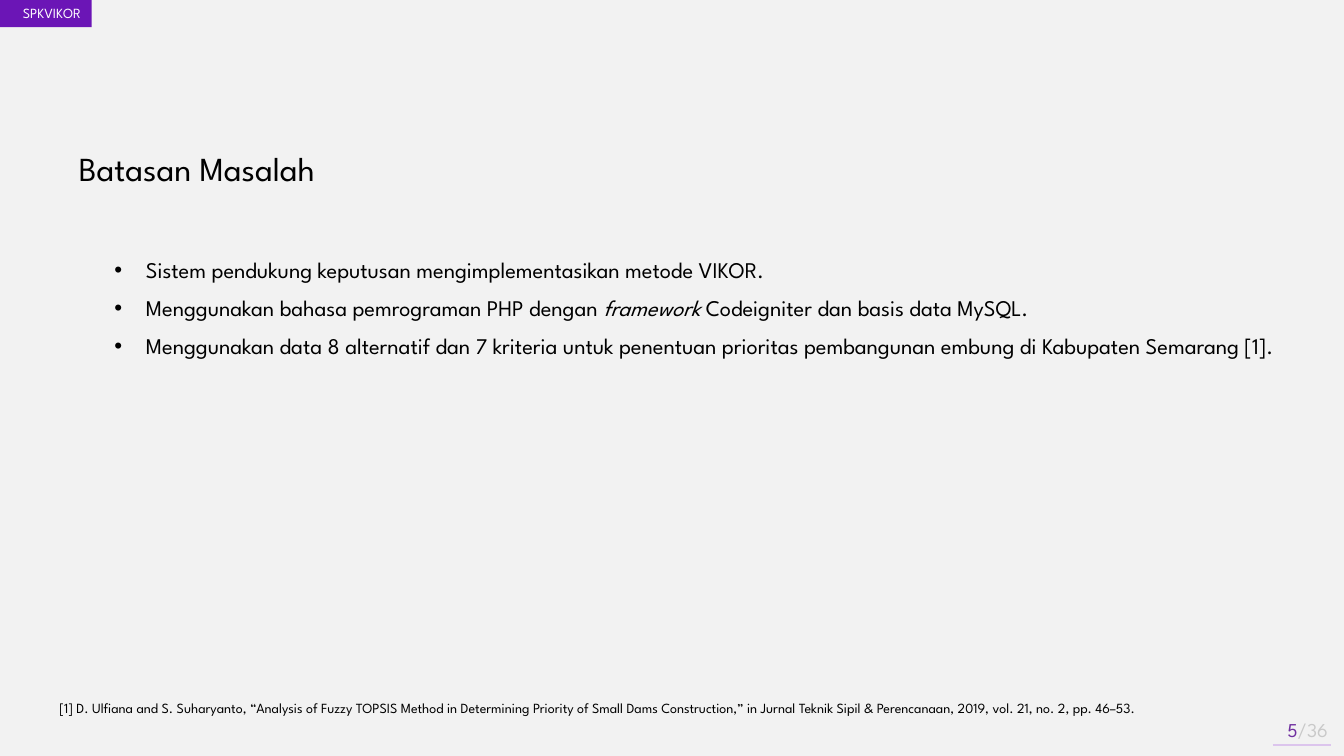
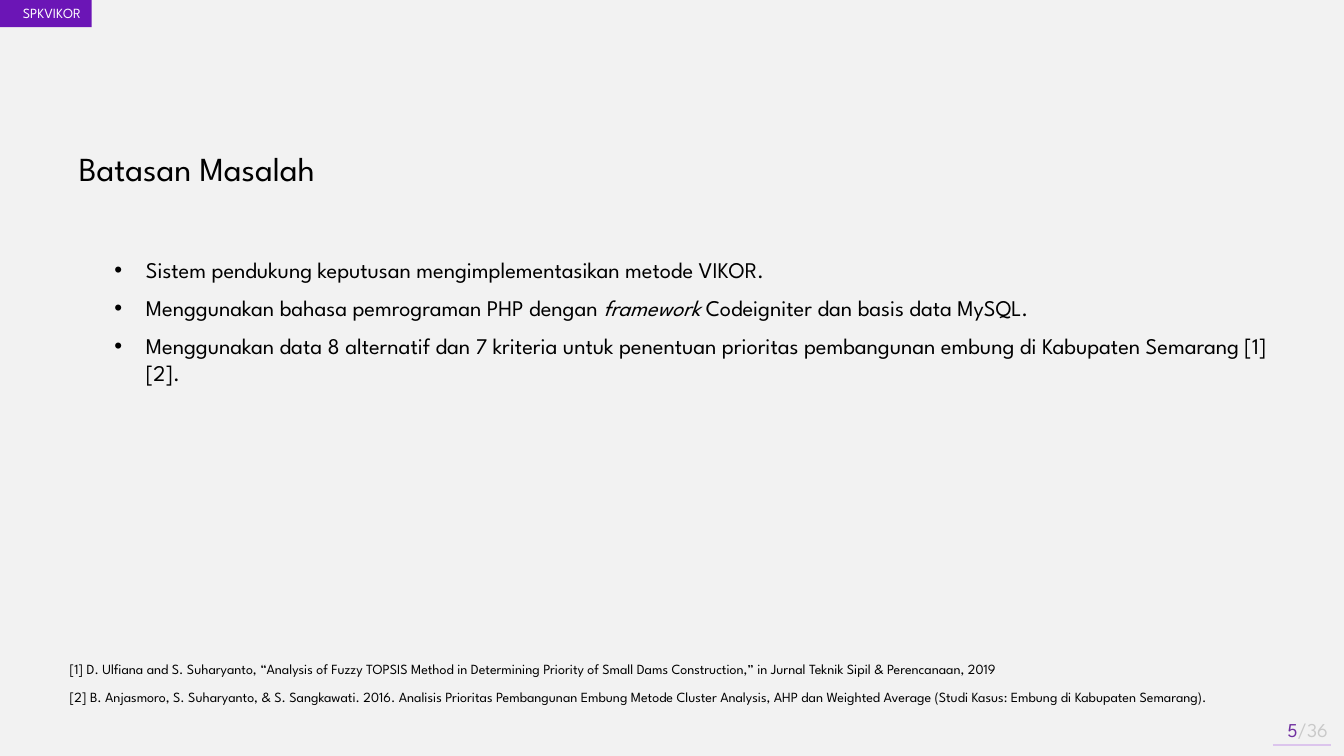
Before and after one commit to akhmadali7/TugasAkhir, a slide deck: slide 5 of PPT - TA - Akhmad Ali Sajidin.pptx. Drawn at 1344x756 pixels with LibreOffice and Linux fonts; fonts in the diff are those of the drawing. Boxes give left, top, right and bottom in pixels: in the first picture for what was removed or moved away, otherwise in the second. Text is boxed around its words. In the diff, an @@ line names an element or a change of style, - is before the commit and + after.

```diff
--- a/PPT - TA - Akhmad Ali Sajidin.pptx
+++ b/PPT - TA - Akhmad Ali Sajidin.pptx
@@ text at bbox=[146, 338, 1266, 386]: text changed @@
-• Menggunakan data 8 alternatif dan 7 kriteria untuk penentuan prioritas pembangunan embung di Kabupaten Semarang [1].
+• Menggunakan data 8 alternatif dan 7 kriteria untuk penentuan prioritas pembangunan embung di Kabupaten Semarang [1][2].
@@ text at bbox=[70, 664, 1207, 705]: text changed @@
-[1] D. Ulfiana and S. Suharyanto, “Analysis of Fuzzy TOPSIS Method in Determining Priority of Small Dams Construction,” in Jurnal Teknik Sipil & Perencanaan, 2019, vol. 21, no. 2, pp. 46–53.
+[1] D. Ulfiana and S. Suharyanto, “Analysis of Fuzzy TOPSIS Method in Determining Priority of Small Dams Construction,” in Jurnal Teknik Sipil & Perencanaan, 2019
+[2] B. Anjasmoro, S. Suharyanto, & S. Sangkawati. 2016. Analisis Prioritas Pembangunan Embung Metode Cluster Analysis, AHP dan Weighted Average (Studi Kasus: Embung di Kabupaten Semarang).
```
Also in this commit, not shown: 9 other slides changed, 38 other files.
